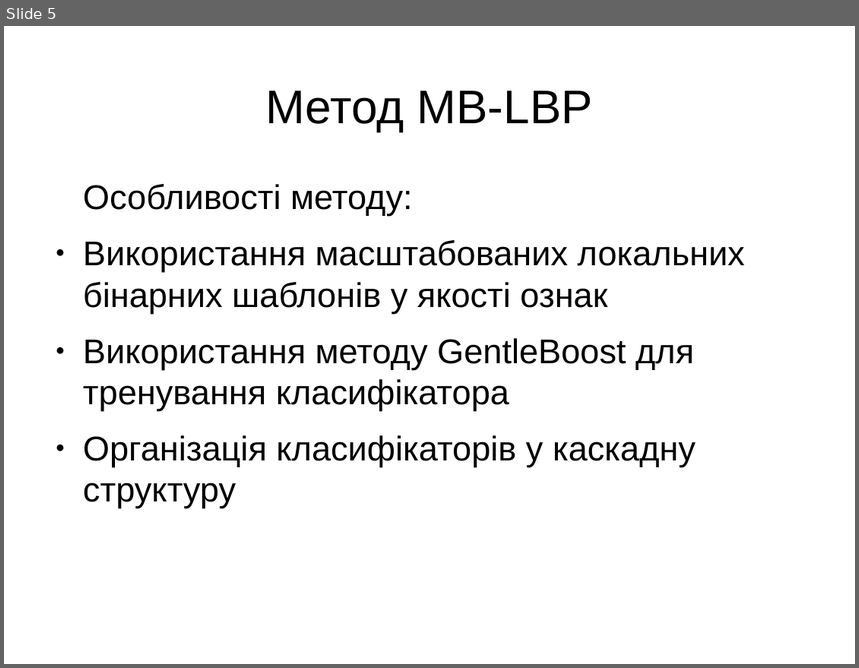
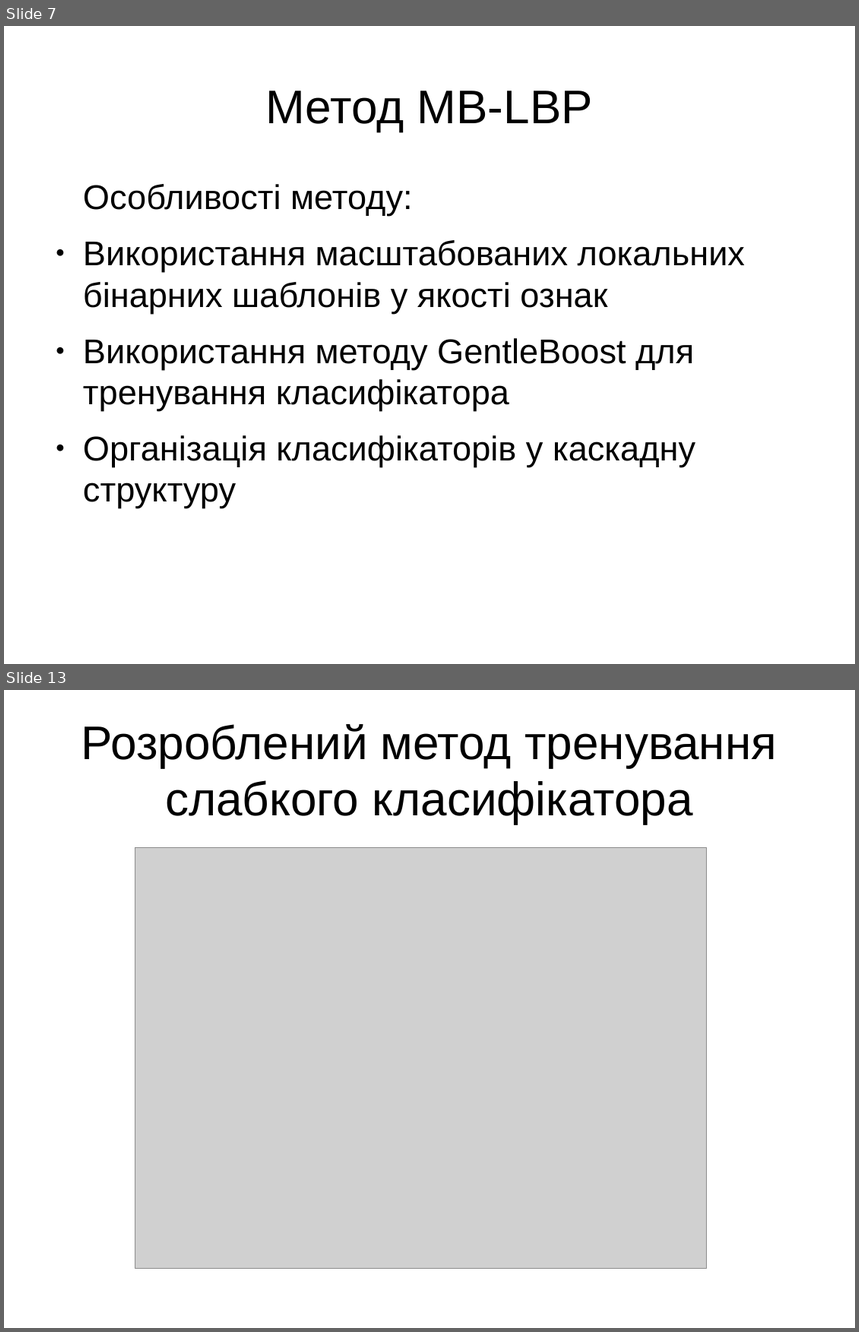
Before and after one commit to OlegTheCat/face-detection, a slide deck: doc/presentation.odp. Shown one above the other, each under a label of ours: slide 5 before the commit, slides 7 and 13 after it; the slides between them are not shown. The pictures are 859x668 and 859x1332 pixels, drawn with LibreOffice and Linux fonts; fonts in the diff are those of the drawing; grey boxes stand for pictures. Boxes give left, top, right and bottom in pixels: in the first picture for what was removed or moved away, otherwise in the second. Text is boxed around its words. In the diff, an @@ line names an element or a change of style, - is before the commit and + after.

```diff
--- a/doc/presentation.odp
+++ b/doc/presentation.odp
@@ slide 13 added at [4, 690, 855, 1328], background #FFFFFF @@
@@ title added at [82, 724, 777, 825], 44 pt, text #000000 @@
+Розроблений метод тренування слабкого класифікатора
@@ picture added at [135, 847, 707, 1269] @@
@@ what was slide 5 is now slide 7 @@
```
Also in this commit, not shown: 14 other slides added, 2 slides removed, 1 other file.
